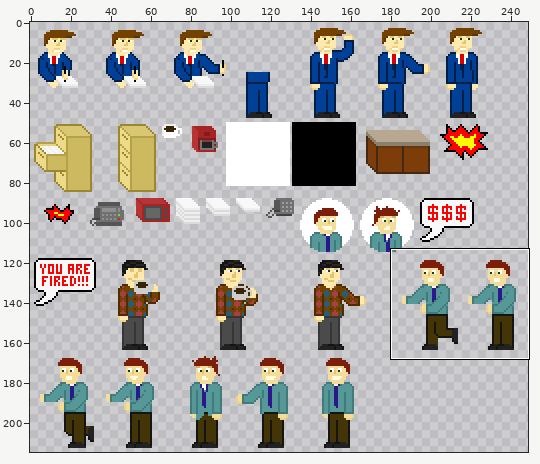
One commit to this sprite sheet: src/assets/media/sprites.png. The first picture is a wide view before the edit; the outline marks the close-up.
Close-up. First the earlier version:
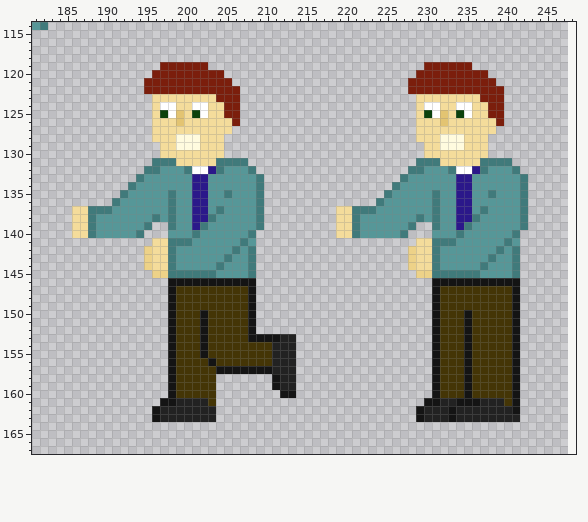
The file is 248x215 pixels. Pixels under 10% opacity are left out. Colours within 5 levels of each other are drawn and written as one. Shown: x 181..248, y 114..167. The old version is drawn lined up with the new one, on the new canvas. The commit also changed other parts of the picture, which this record leaves out.
New version:
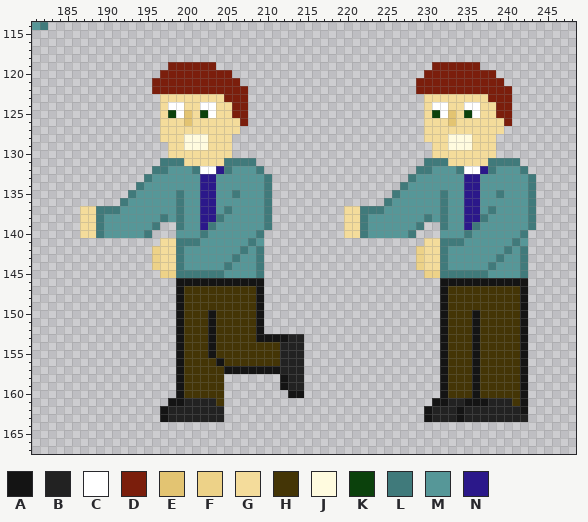
Palette (. is transparent): A #141414  B #222222  C #ffffff  D #7b1e0c  E #e3c472  F #edd288  G #f4dc9b  H #443506  J #fffbdf  K #0b410c  L #407a7b  M #569798  N #2b188a
Change:
canvas 248x215 -> 249x215
Changed rows in their new state; - is an unchanged pixel.
first column x 186:
119 -----------.-----D--------------------------.-----D-------
120 ----------.--------D-----------------------.--------D-----
121 ---------.----------D---------------------.----------D----
122 ---------.-----------D--------------------.-----------D---
123 ----------.-------G--D---------------------.-------G--D---
124 ----------.G-C-G-C-G-D---------------------.G-C-G-C-G-D---
125 ----------.GKCEGKC-G-D---------------------.GKCEGKC-G-D---
126 ----------.--GE-----GD---------------------.--GE-----GD---
127 ----------.---------G----------------------.---------G----
128 ----------.--G--J--G-----------------------.--G--J--G-----
129 -----------.-G--J--G------------------------.-G--J--G-----
130 -----------.-------G------------------------.-------G-----
131 ----------.--L----G---L--------------------.--L----G---L--
132 ---------.-L--ML-CNL--ML------------------.-L--ML-CNL--ML-
133 --------.L-----M-N-----ML----------------.L-----M-N-----ML
134 -------.L------M-N-----ML---------------.L------M-N-----ML
135 ------.L----ML-M-N-ML--ML--------------.L----ML-M-N-ML--ML
136 -----.L-----ML-M-N-----ML-------------.L-----ML-M-N-----ML
137 .-G--L------ML-M-NML---ML--------.-G--L------ML-M-NML---ML
138 .-GL------MLML-M-NL----ML--------.-GL------MLML-M-NL----ML
139 .-GL-----ML-.L-MNL-----ML--------.-GL-----ML-.L-MNL-----ML
140 .-GL----ML--.--ML-----ML---------.-GL----ML--.--ML-----ML-
141 ----------.-G--L-----MLM-------------------.-G--L-----MLM-
142 ---------.F-GL------MLML------------------.F-GL------MLML-
143 ---------.F-GL-----ML-ML------------------.F-GL-----ML-ML-
144 ---------.F-GL----ML--ML------------------.F-GL----ML--ML-
145 ----------.-F-----L---ML-------------------.-F-----L---ML-
146 ------------.----------A---------------------.----------A-
147 ------------.A--------HA---------------------.A--------HA-
148 ------------.A--------HA---------------------.A--------HA-
149 ------------.A--------HA---------------------.A--------HA-
150 ------------.A--HA----HA---------------------.A--HA----HA-
151 ------------.A--HA----HA---------------------.A--HA----HA-
152 ------------.A--HA----HA---------------------.A--HA----HA-
153 ------------.A--HA----H---A-B----------------.A--HA----HA-
154 ------------.A--HA-------H--B----------------.A--HA----HA-
155 ------------.A--HA-------H--B----------------.A--HA----HA-
156 ------------.A---HA------H--B----------------.A--HA----HA-
157 ------------.A----H------A--B----------------.A--HA----HA-
158 ------------.A----H------.A-B----------------.A--HA----HA-
159 ------------.A----H------.A-B----------------.A--HA----HA-
160 ------------.A----H-------.-A----------------.A--HA----HA-
161 -----------.-A---BH-------------------------.-A-B--A--BHA-
162 ----------.A------B------------------------.A--BA------BA-
163 ----------.A------B------------------------.A--BA-------B-
